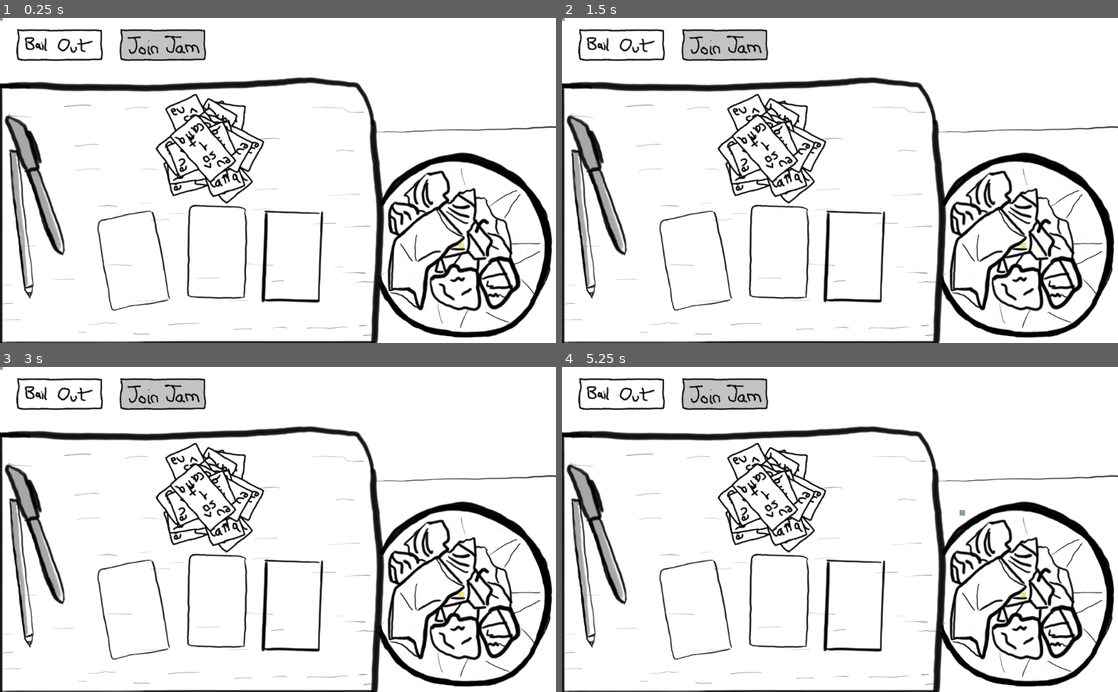
Above: before the commit, frames 1-4 (two rows, left to right).
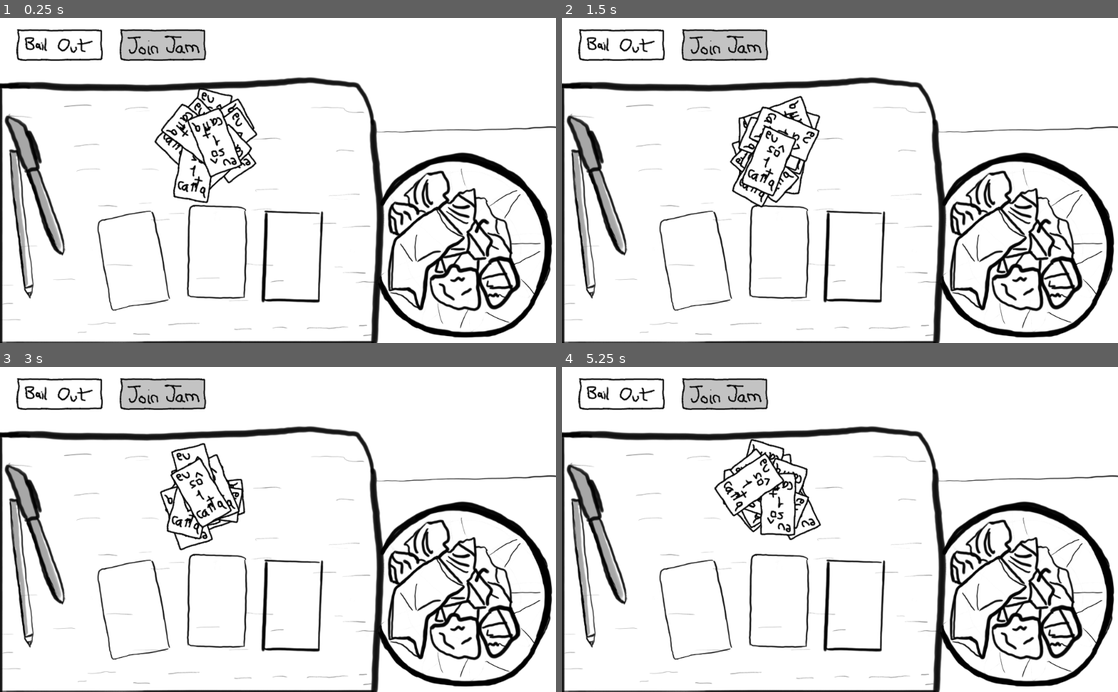
Above: after the commit, the same moments.

Repository: brocoli/ld43
Game: Godot game, scene res://scene/Main.tscn
Same seed, same stepped clock (60 frames per second), same inputs: the game is played once before the commit and once after it.
Inputs (mouse positions are in pixels of both pictures, inside the frame that each line leads up to):
- Up to frame 1 (0.25 s): no input
- Up to frame 2 (1.5 s): click (623, 44) at 0.5 s; click (1067, 40) at 1.25 s
- Up to frame 3 (3 s): click (61, 393) at 2 s; click (505, 389) at 2.75 s
- Up to frame 4 (5.25 s): click (623, 393) at 3.5 s; click (1067, 389) at 4.25 s; tap Enter at 5 s; move the mouse to (962, 513) at 5.02 s; click (962, 513) at 5.17 s

The runs differ from the first frame. In frame 1, 3.0% of the frame differs, in the area x 0-84%, y 0-71%; in frame 2, 2.9%; in frame 3, 2.6%; in frame 4, 2.9%.

Commit message:
Add distinction between good and bad cards

Diff:
--- a/scene/Card.tscn
+++ b/scene/Card.tscn
@@ -9,7 +9,6 @@
 extents = Vector2( 31.8622, 57.2465 )
 
 [node name="Card" type="RigidBody2D" groups=[
-"is_bad_card",
 "is_card",
 ]]
 
--- a/scene/CardHandler.gd
+++ b/scene/CardHandler.gd
@@ -2,17 +2,25 @@
 
 export (PackedScene) var Card
 export (PackedScene) var TouchDragPhysics
-export (int) var amount
+export (int) var amountGoodCards
+export (int) var amountBadCards
 export (float) var radius
 
 var focusedCard
 var draggableBody
 
+var amtGood
+var amtBad
+
 func _ready():
+	seed(OS.get_unix_time())
 	spawn_cards()
 
 func spawn_cards():
-	for i in range(amount):
+	amtGood = amountGoodCards
+	amtBad = amountBadCards
+
+	for i in range(amountGoodCards + amountBadCards):
 		spawn_card(i)
 
 func spawn_card(i):
@@ -27,7 +35,24 @@
 	card.rotation = rot
 	card.z_index = i
 
+	set_card_good_or_bad(card)
+
 	add_child(card)
+
+func set_card_good_or_bad(card):
+	var rand = floor(rand_range(0, amtGood+amtBad))
+	if rand < amtGood:
+		set_card_good(card)
+	else:
+		set_card_bad(card)
+
+func set_card_good(card):
+	amtGood -= 1
+	card.add_to_group("is_good_card")
+
+func set_card_bad(card):
+	amtBad -= 1
+	card.add_to_group("is_bad_card")
 
 func _unhandled_input(event):
 	if event is InputEventMouseButton and not event.pressed and focusedCard != null:
--- a/scene/CardHandler.tscn
+++ b/scene/CardHandler.tscn
@@ -11,11 +11,13 @@
 _sections_unfolded = [ "Material", "Transform", "Visibility", "Z Index" ]
 Card = ExtResource( 2 )
 TouchDragPhysics = ExtResource( 3 )
-amount = 20
+amountGoodCards = null
+amountBadCards = null
 radius = 50.0
 
 [node name="Debug" type="Sprite" parent="." index="0"]
 
+visible = false
 modulate = Color( 0.490902, 0.109726, 0.597656, 0.501961 )
 texture = ExtResource( 4 )
 _sections_unfolded = [ "Material", "Visibility" ]
--- a/scene/CardPicker.tscn
+++ b/scene/CardPicker.tscn
@@ -27,6 +27,7 @@
 
 [node name="Debug" type="Sprite" parent="." index="1"]
 
+visible = false
 modulate = Color( 0.0200195, 0.320313, 0.0739784, 0.501961 )
 texture = ExtResource( 2 )
 _sections_unfolded = [ "Visibility" ]
--- a/scene/JoinJam.gd
+++ b/scene/JoinJam.gd
@@ -5,5 +5,5 @@
 
 func check_no_bad_cards():
 	var badCards = get_tree().get_nodes_in_group("is_bad_card")
-	if badCards.size() == 1: # last card is enqueue_free()d
+	if badCards.size() == 0:
 		disabled = false
--- a/scene/Main.tscn
+++ b/scene/Main.tscn
@@ -12,7 +12,7 @@
 [ext_resource path="res://art/bail_out_pressed.png" type="Texture" id=10]
 [ext_resource path="res://scene/BailOut.gd" type="Script" id=11]
 
-[node name="Main" type="Node"]
+[node name="Main" type="Node" index="0"]
 
 _sections_unfolded = [ "Pause", "Z Index" ]
 
@@ -48,6 +48,8 @@
 position = Vector2( 380, 240 )
 z_index = 1
 _sections_unfolded = [ "Material", "Pause", "Transform", "Visibility", "Z Index" ]
+amountGoodCards = 10
+amountBadCards = 2
 
 [node name="CardPicker" parent="." index="4" instance=ExtResource( 4 )]
 
--- a/scene/Trashcan.tscn
+++ b/scene/Trashcan.tscn
@@ -8,7 +8,7 @@
 custom_solver_bias = 0.0
 radius = 70.0
 
-[node name="Trashcan" type="Area2D" index="0" groups=[
+[node name="Trashcan" type="Area2D" groups=[
 "is_trashcan",
 ]]
 
@@ -29,6 +29,7 @@
 
 [node name="Debug" type="Sprite" parent="." index="1"]
 
+visible = false
 modulate = Color( 0.847656, 0.816743, 0.0562897, 0.501961 )
 texture = ExtResource( 2 )
 _sections_unfolded = [ "Visibility" ]
